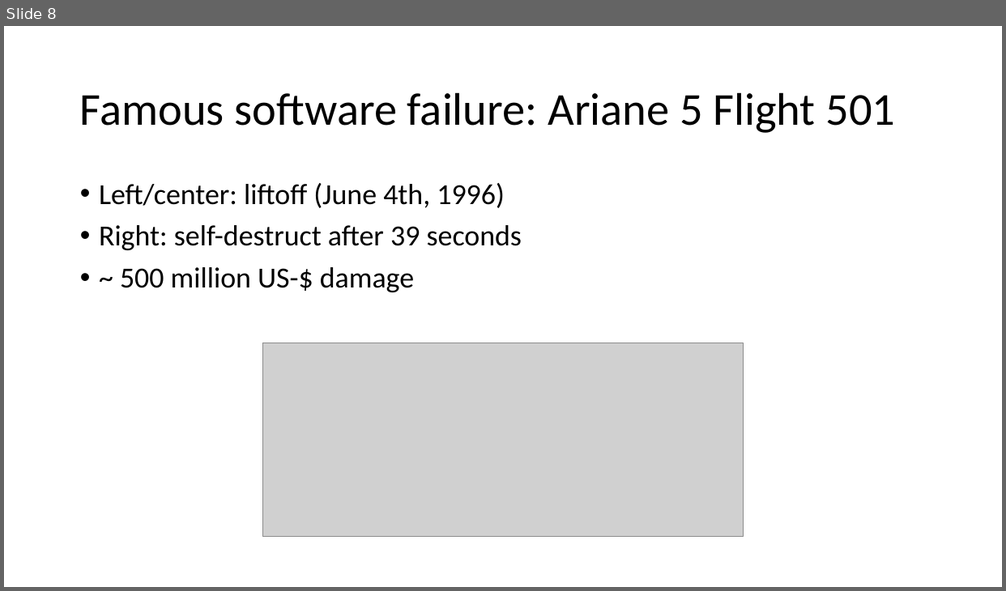
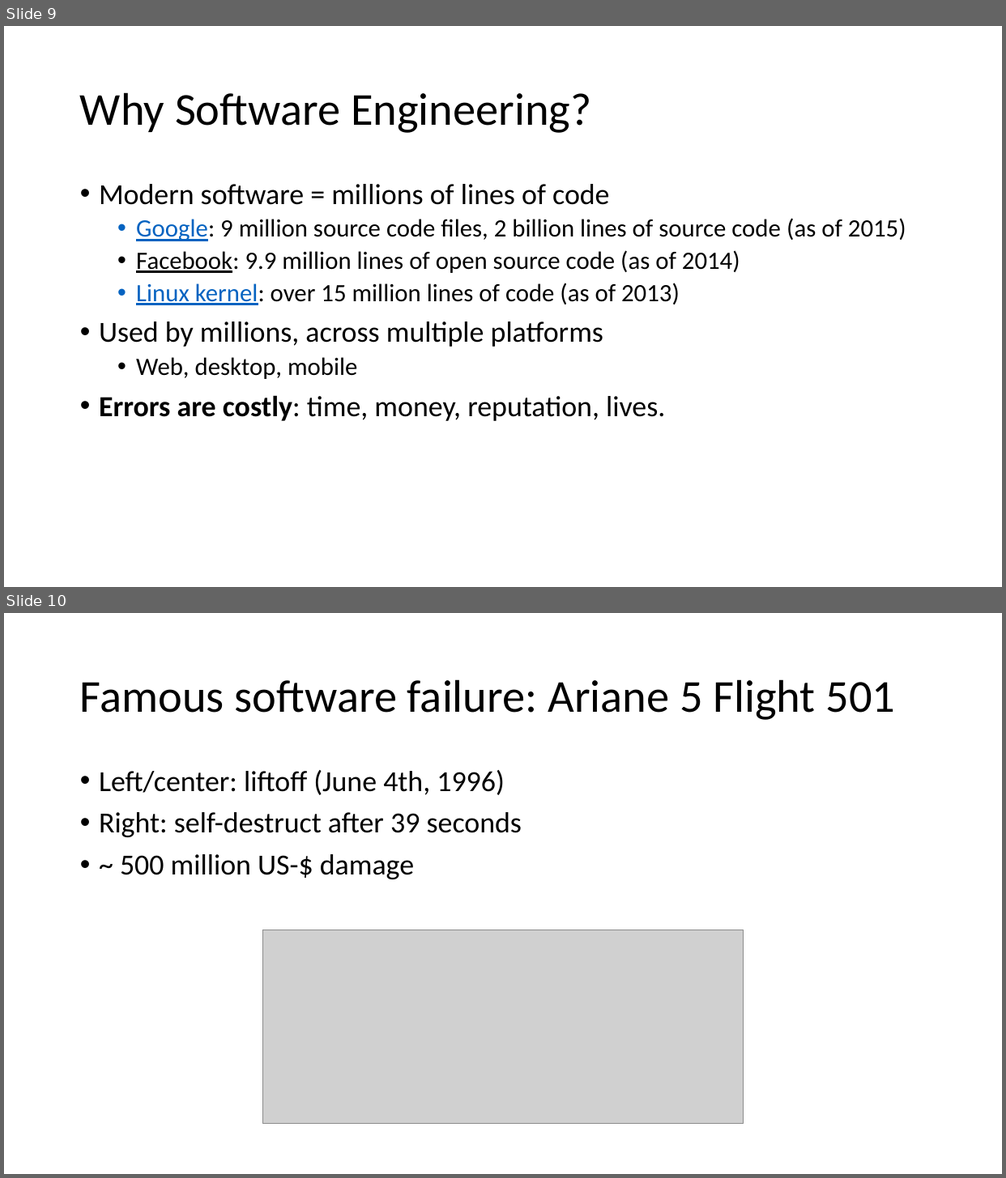
Before and after one commit to tongzhou80/cs6100, a slide deck: slides/Lecture1.pptx. Shown one above the other, each under a label of ours: slide 8 before the commit, slides 9 and 10 after it. The pictures are 1006x591 and 1006x1178 pixels, drawn with LibreOffice and Linux fonts; fonts in the diff are those of the drawing; grey boxes stand for pictures. Boxes give left, top, right and bottom in pixels: in the first picture for what was removed or moved away, otherwise in the second. Text is boxed around its words. In the diff, an @@ line names an element or a change of style, - is before the commit and + after.

```diff
--- a/slides/Lecture1.pptx
+++ b/slides/Lecture1.pptx
@@ slide 9 added at [4,26,1002,587], background #FFFFFF @@
@@ title added at [80,92,591,133], 44 pt, text #000000 @@
+Why Software Engineering?
@@ text added at [99,184,906,421], 24 pt, text #000000 @@
+• Modern software = millions of lines of code
+  • Google: 9 million source code files, 2 billion lines of source code (as of 2015)
+  • Facebook: 9.9 million lines of open source code (as of 2014)
+  • Linux kernel: over 15 million lines of code (as of 2013)
+• Used by millions, across multiple platforms
+  • Web, desktop, mobile
+• Errors are costly: time, money, reputation, lives.
@@ what was slide 8 is now slide 10 @@
```
Also in this commit, not shown: 11 slides changed, 7 other slides added, 1 slide removed, 3 other files.
